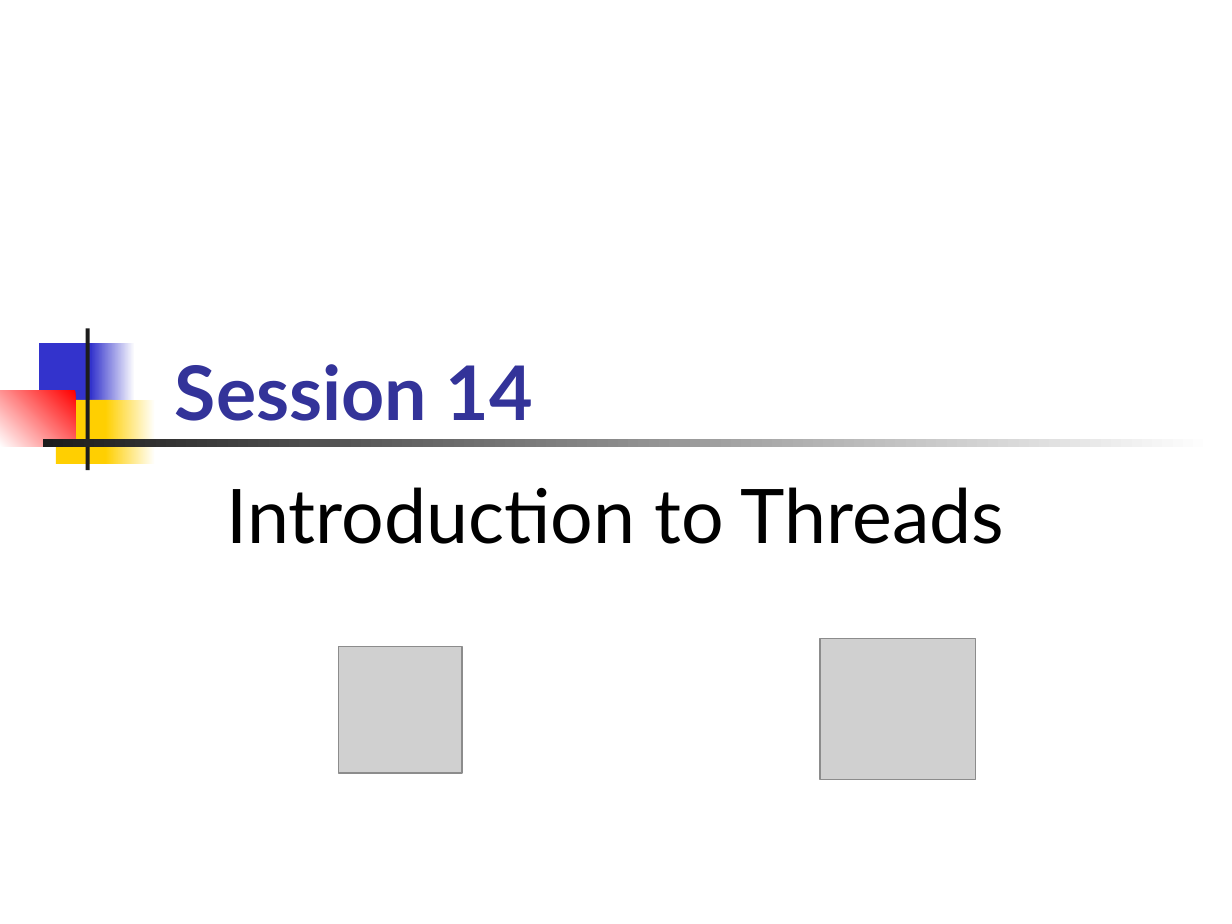
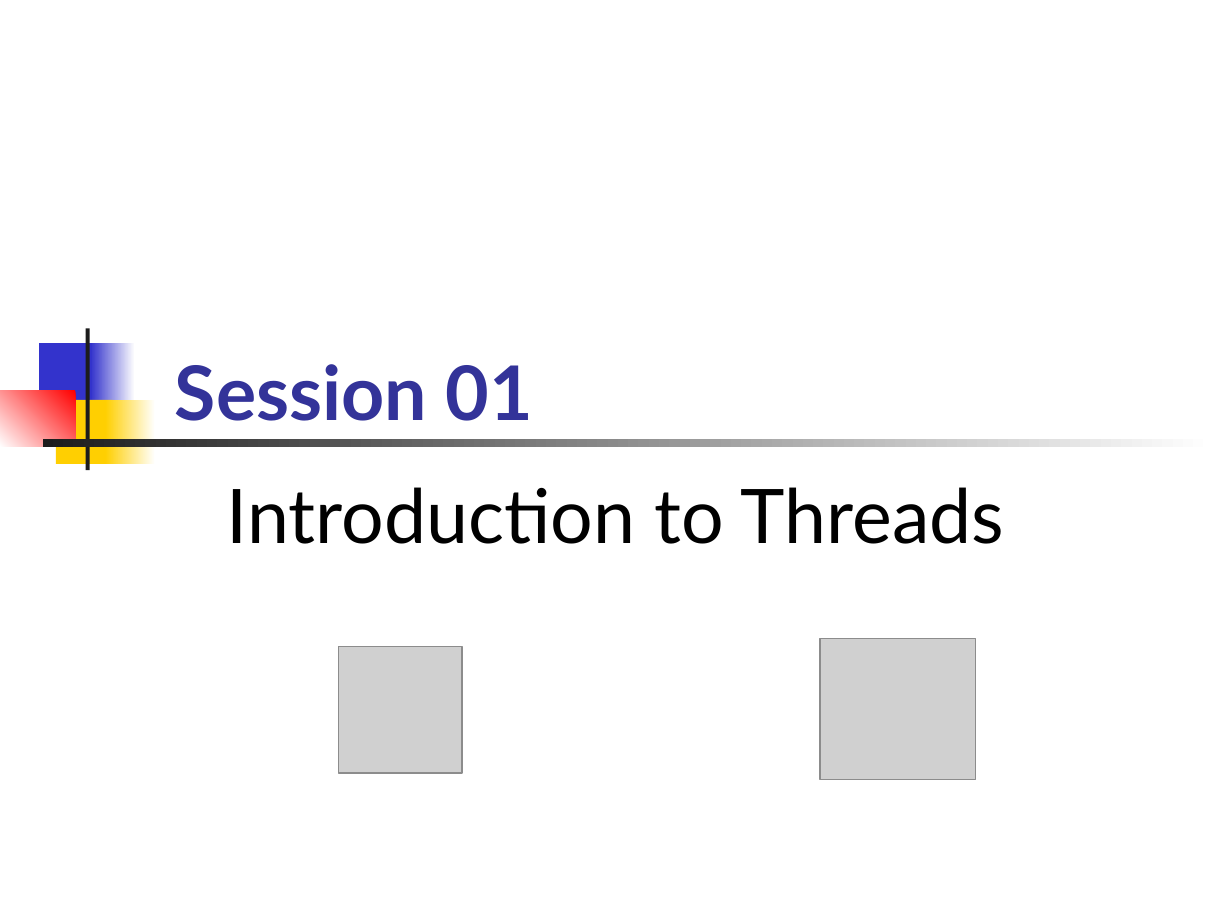
Before and after one commit to ntmanh2112/aptech-sem2-0907e, a slide deck: slide 1 of Lessions/GAJ/Slide/01. Thread.ppt. Drawn at 1232x924 pixels with LibreOffice and Linux fonts; fonts in the diff are those of the drawing; grey boxes stand for pictures. Boxes give left, top, right and bottom in pixels: in the first picture for what was removed or moved away, otherwise in the second. Text is boxed around its words. In the diff, an @@ line names an element or a change of style, - is before the commit and + after.

Commit message:
updated slide

```diff
--- a/Lessions/GAJ/Slide/01. Thread.ppt
+++ b/Lessions/GAJ/Slide/01. Thread.ppt
@@ subtitle at (175, 364, 533, 421): text changed @@
-Session 14
+Session 01
```
Also in this commit, not shown: 2 slides removed.
